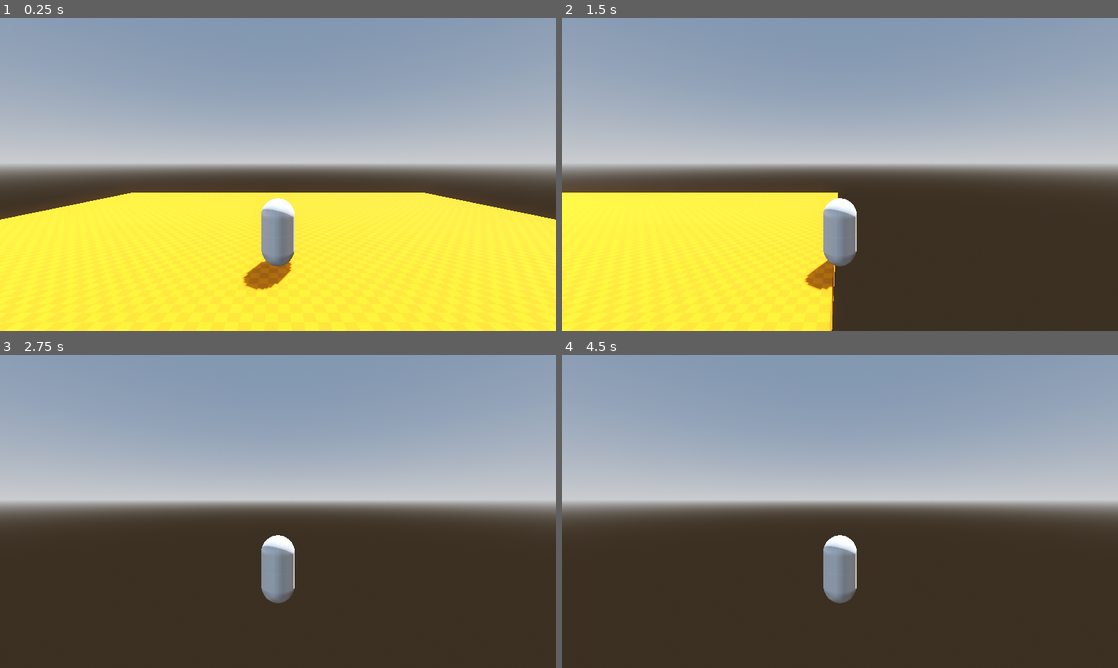
Above: before the commit, frames 1-4 (two rows, left to right).
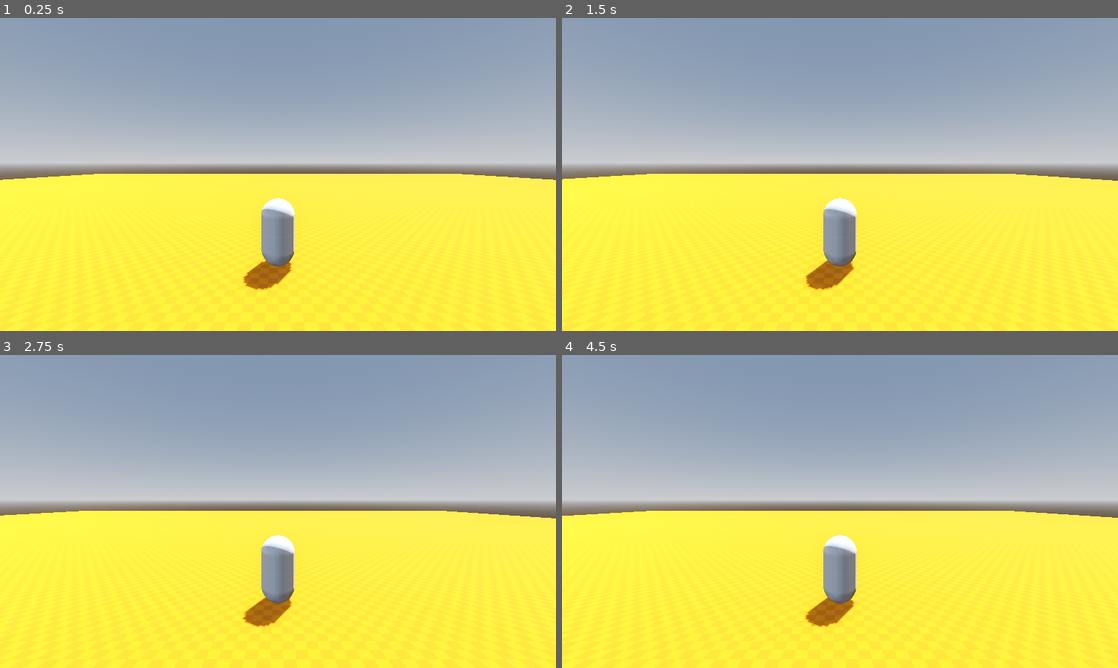
Above: after the commit, the same moments.

Repository: AgilMonkey/project-banyusari
Game: Godot game, scene res://world/main.tscn
Same seed, same stepped clock (60 frames per second), same inputs: the game is played once before the commit and once after it.
Inputs (mouse positions are in pixels of both pictures, inside the frame that each line leads up to):
- Up to frame 1 (0.25 s): no input
- Up to frame 2 (1.5 s): tap Enter (ui_accept) at 0.5, 0.77 s; move the mouse to (962, 158) at 0.52 s; hold D (move_right) 0.53-1.25 s; hold F 0.53-1.25 s; click (962, 158) at 0.67 s; drag from (728, 190) to (812, 237) at 1.27 s
- Up to frame 3 (2.75 s): move the mouse to (333, 442) at 2.02 s; hold D (move_right) from 2.03 s (still down); tap Space at 2.1 s
- Up to frame 4 (4.5 s): release D (move_right) at 2.75 s; tap Enter (ui_accept) at 2.75, 3.5, 3.77 s; drag from (812, 574) to (673, 464) at 2.77 s; move the mouse to (1006, 558) at 3.52 s; hold A (move_left) 3.53-4.25 s; tap U at 3.6 s; drag from (673, 464) to (756, 433) at 4.27 s

The runs differ from the first frame. In frame 1, 7.8% of the frame differs, in the area x 0-100%, y 49-65%; in frame 2, 28%; in frame 3, 49%; in frame 4, 49%, in the area x 0-100%, y 49-100%.

Commit message:
Add damp

Diff:
--- a/player/player.tscn
+++ b/player/player.tscn
@@ -22,6 +22,7 @@
 
 [node name="Player" type="RigidBody3D"]
 lock_rotation = true
+linear_damp = 1.5
 
 [node name="CameraTarget" type="Node3D" parent="."]
 transform = Transform3D(1, 0, 0, 0, 1, 0, 0, 0, 1, 0, 0, -30)
--- a/player/third_person_movement_rigidbody.gd
+++ b/player/third_person_movement_rigidbody.gd
@@ -1,7 +1,7 @@
 extends Node
 
 
-@export var speed := 50
+@export var speed := 20
 var input_dir: Vector3
 
 var rb: RigidBody3D
--- a/world/main.tscn
+++ b/world/main.tscn
@@ -41,7 +41,7 @@
 [node name="Ground" type="CSGBox3D" parent="."]
 material_override = SubResource("StandardMaterial3D_hyim0")
 use_collision = true
-size = Vector3(30, 1, 30)
+size = Vector3(100, 1, 100)
 
 [node name="WorldEnvironment" type="WorldEnvironment" parent="."]
 environment = SubResource("Environment_spvjk")
